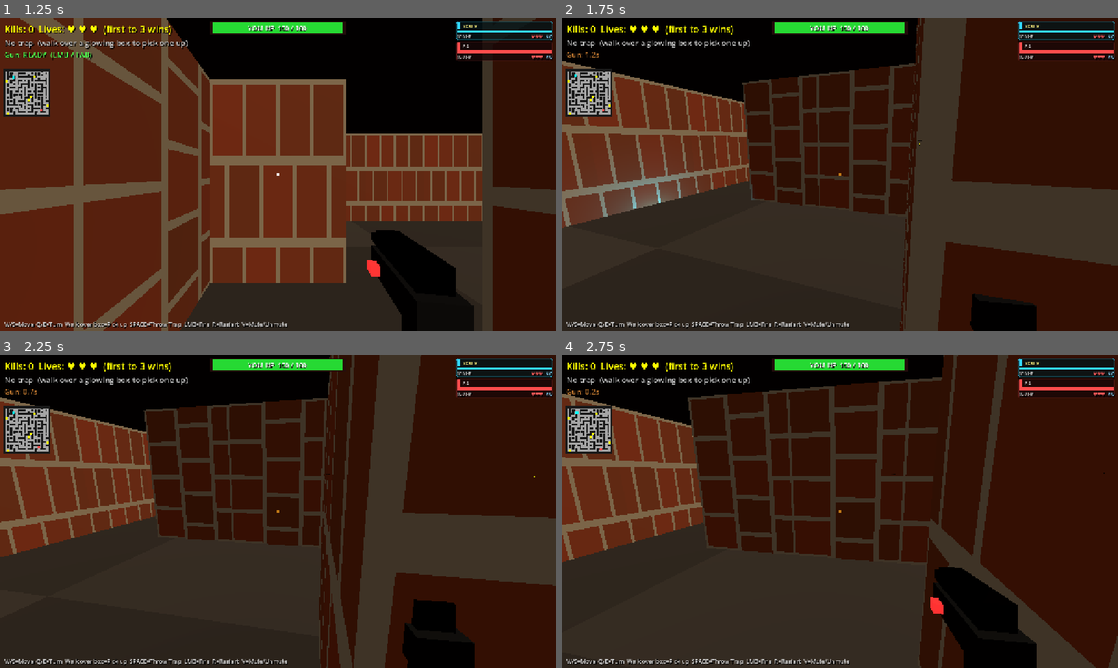
Above: before the commit, frames 1-4 (two rows, left to right).
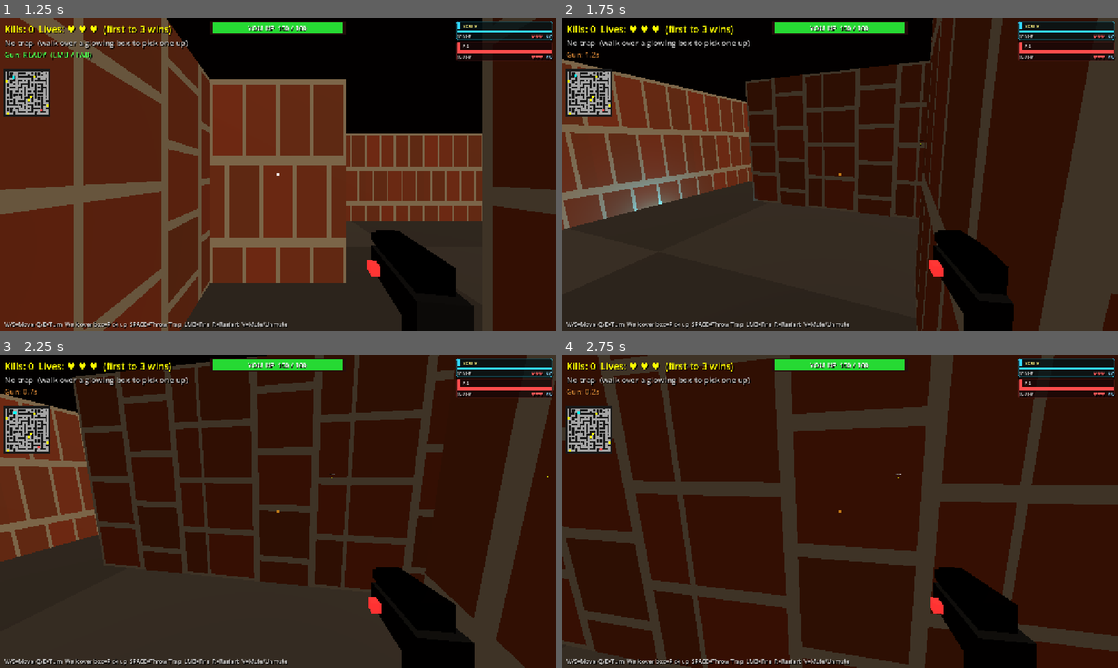
Above: after the commit, the same moments.

Repository: jyacine/trapbattle
Game: Godot game, scene res://scenes/Main.tscn
Same seed, same stepped clock (60 frames per second), same inputs: the game is played once before the commit and once after it.
Inputs (mouse positions are in pixels of both pictures, inside the frame that each line leads up to):
- Up to frame 1 (1.25 s): click "SINGLE PLAYER (vs Robot AI)" at 0.5 s
- Up to frame 2 (1.75 s): tap Enter at 1.25 s; move the mouse to (867, 174) at 1.27 s; hold Up (ui_up) from 1.28 s (still down); hold Q from 1.28 s (still down); click (867, 174) at 1.42 s; tap Space at 1.52 s
- Up to frame 3 (2.25 s): keep holding Up (ui_up); move the mouse to (250, 511) at 2.02 s; release Q at 2.03 s; tap E at 2.1 s
- Up to frame 4 (2.75 s): keep holding Up (ui_up); tap Space at 2.27 s

Frame 1 is identical in both runs. In frame 2, 23% of the frame differs, in the area x 0-100%, y 0-100%; in frame 3, 39%; in frame 4, 51%.

Commit message:
fix(movement): use move_and_slide for smooth wall collision
The manual grid-based collision used a discrete circle-vs-cell test with
if/elif axis separation. While turning, the world-space move direction
sweeps every frame, so the resolver flickered between full-move / X-slide /
Z-slide / blocked — the jitter felt chaotic near walls.

Switch the local player to physics movement: MOTION_MODE_FLOATING +
velocity + move_and_slide(). The engine slides continuously along the real
wall StaticBody colliders and other player capsules. Gravity is 0 and there
is no floor collider, so floating mode keeps Y fixed with no falling.

_is_walkable() is now unused for movement (kept; harmless).

Co-Authored-By: Claude Opus 4.8 <noreply@anthropic.com>

Diff:
--- a/scripts/player.gd
+++ b/scripts/player.gd
@@ -79,6 +79,10 @@
 	var spawn_cell = game_manager.get_spawn_for_index(player_index)
 
 	if is_local:
+		# Free-floating physics movement (zero gravity, no floor) — let the engine
+		# slide us smoothly along wall colliders instead of grid axis-separation.
+		motion_mode = CharacterBody3D.MOTION_MODE_FLOATING
+		wall_min_slide_angle = 0.0
 		camera_node = Camera3D.new()
 		camera_node.position = Vector3(0, 1.6, 0)
 		add_child(camera_node)
@@ -142,22 +146,16 @@
 		if dir.length() > 1.0:
 			dir = dir.normalized()
 
+		# Physics-driven movement: smooth wall sliding, no jitter.
+		velocity = dir * move_speed * speed_mult
+		move_and_slide()
+
 		if dir.length_squared() > 0.0001:
 			# Footstep sound
 			_footstep_timer -= delta
 			if _footstep_timer <= 0.0:
 				if sound_manager: sound_manager.play_footstep()
 				_footstep_timer = FOOTSTEP_INTERVAL / speed_mult
-
-			var movement = dir * move_speed * speed_mult * delta
-			var new_pos  = position + movement
-			if _is_walkable(new_pos):
-				position = new_pos
-			else:
-				var sx = position + Vector3(movement.x, 0, 0)
-				var sz = position + Vector3(0, 0, movement.z)
-				if   _is_walkable(sx): position = sx
-				elif _is_walkable(sz): position = sz
 		else:
 			_footstep_timer = 0.0   # reset so first step after pause is immediate
 
